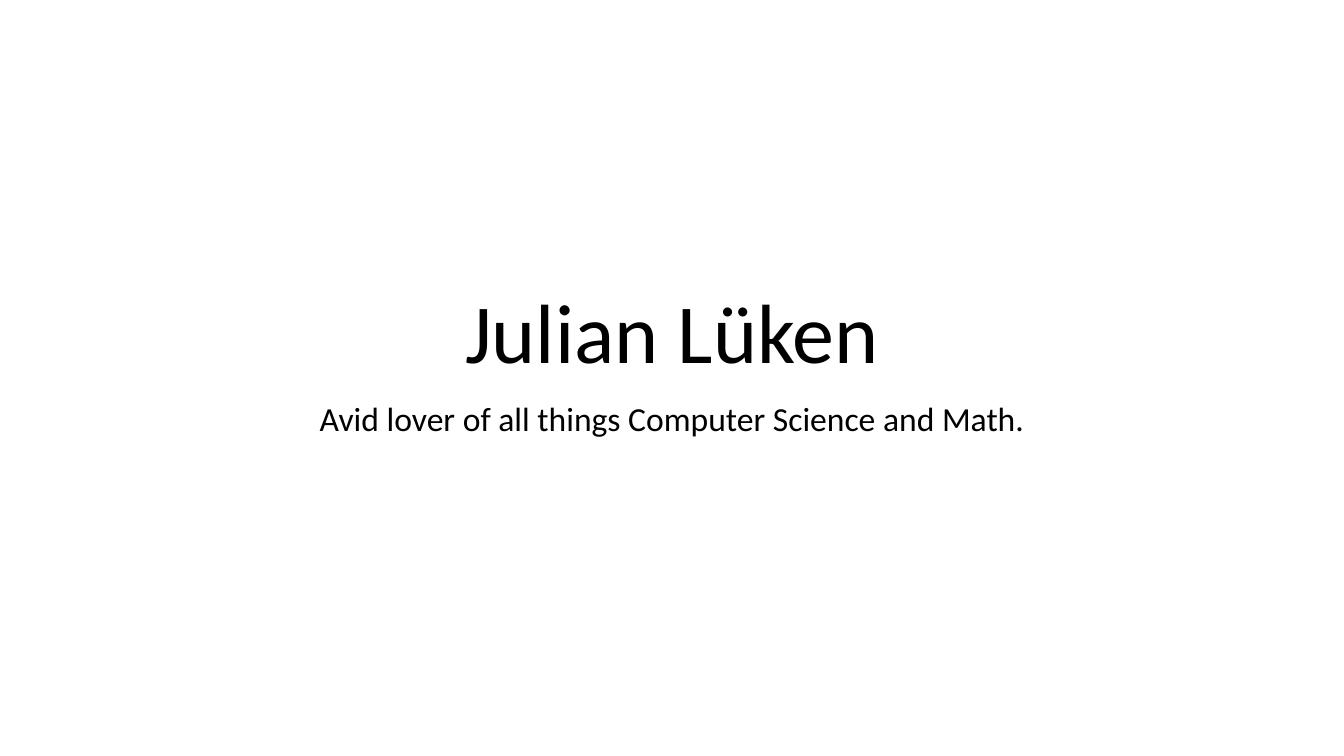
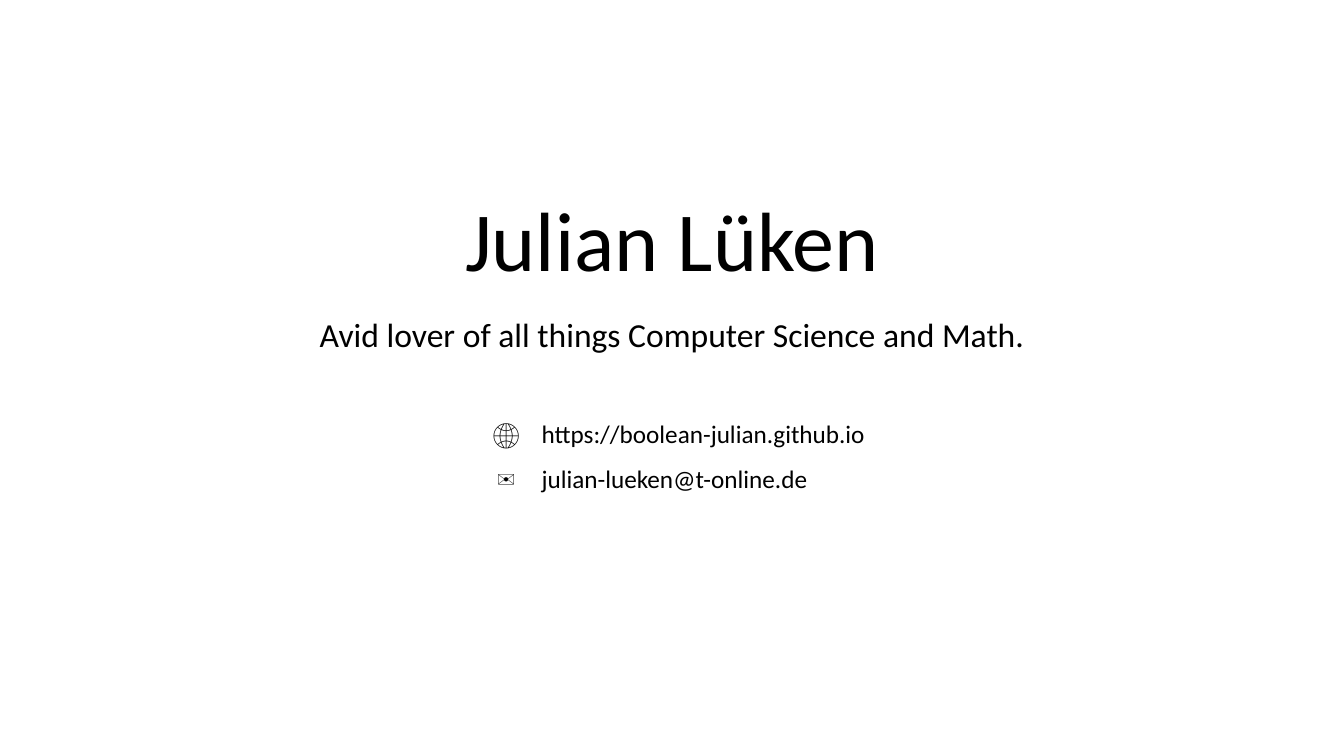
Before and after one commit to boolean-julian/coolinggen_thesis, a slide deck: slide 1 of julianlueken.pptx. Drawn at 1344x756 pixels with LibreOffice and Linux fonts; fonts in the diff are those of the drawing. Boxes give left, top, right and bottom in pixels: in the first picture for what was removed or moved away, otherwise in the second. Text is boxed around its words. In the diff, an @@ line names an element or a change of style, - is before the commit and + after.

```diff
--- a/julianlueken.pptx
+++ b/julianlueken.pptx
@@ title "Julian Lüken": place and size @@
-title "Julian Lüken" at [465,304,879,364]
+title "Julian Lüken" at [465,212,879,272]
@@ subtitle "Avid lover of all things ...": place and size @@
-subtitle "Avid lover of all things ..." at [320,407,1024,437]
+subtitle "Avid lover of all things ..." at [320,323,1024,353]
@@ table added at [481,414,880,501], 2 rows, 2 columns @@
+🌐 | https://boolean-julian.github.io
+✉ | julian-lueken@t-online.de
```
Also in this commit, not shown: 12 other slides changed, 6 slides added, 5 slides removed.
